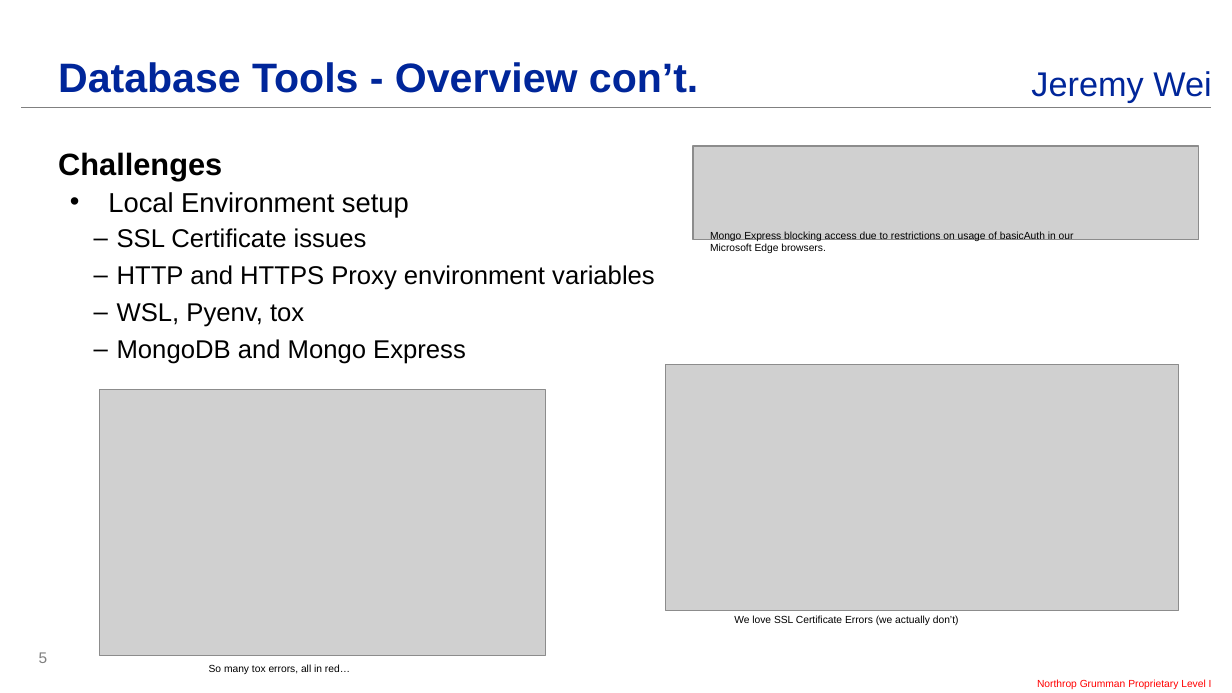
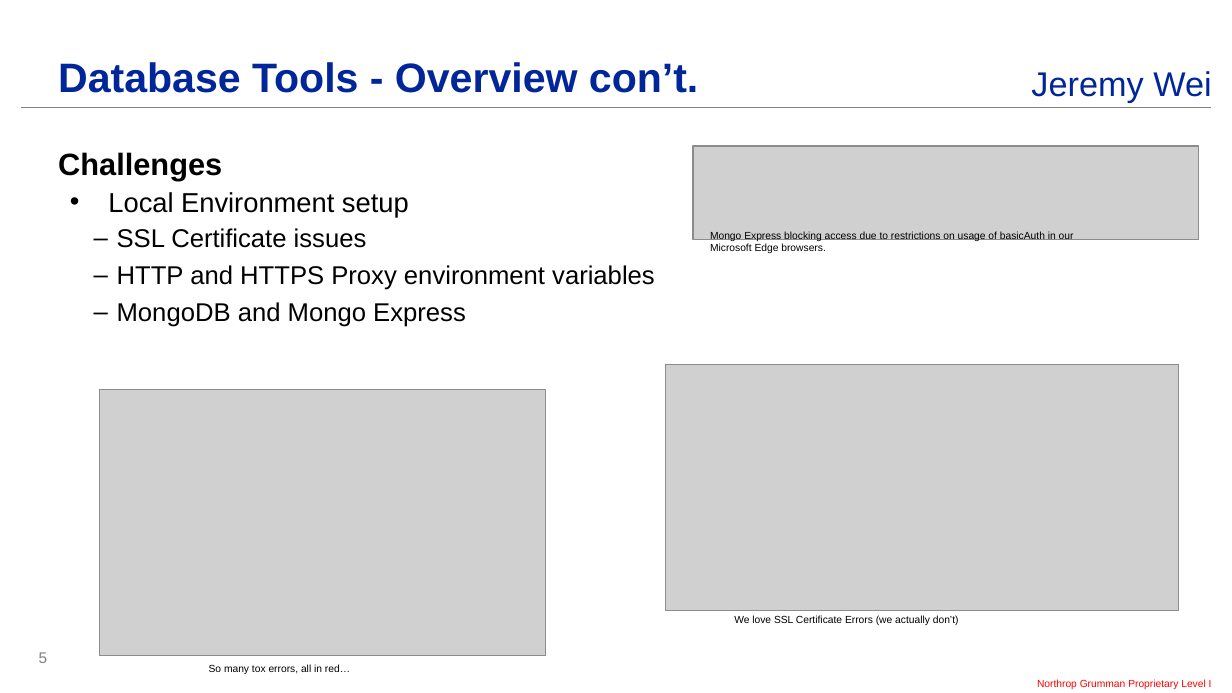
Before and after one commit to cosgroma/database-tools, a slide deck: slide 5 of docs/presentations/Intern_Showcase_Wei.pptx. Drawn at 1232x693 pixels with LibreOffice and Linux fonts; fonts in the diff are those of the drawing; grey boxes stand for pictures; background and template pictures are left out. Boxes give left, top, right and bottom in pixels: in the first picture for what was removed or moved away, otherwise in the second. Text is boxed around its words. In the diff, an @@ line names an element or a change of style, - is before the commit and + after.

```diff
--- a/docs/presentations/Intern_Showcase_Wei.pptx
+++ b/docs/presentations/Intern_Showcase_Wei.pptx
@@ text at (x1=117, y1=303, x2=304, y2=327): paragraph removed @@
-    – WSL, Pyenv, tox
```
Also in this commit, not shown: 2 other slides changed.
